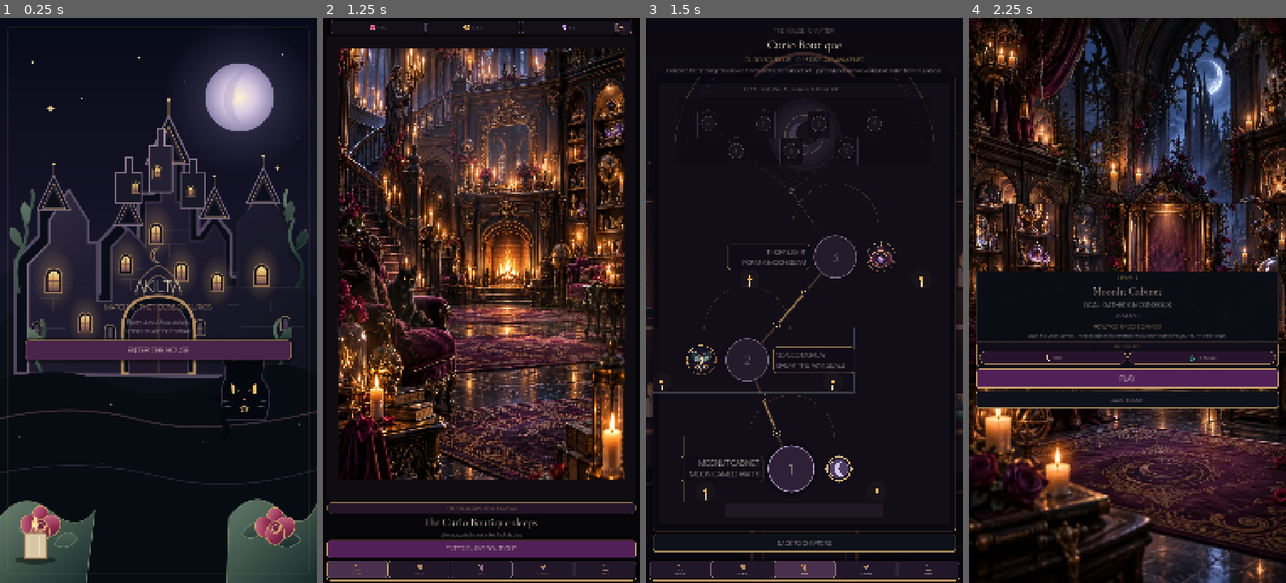
Above: before the commit, frames 1-4 (left to right).
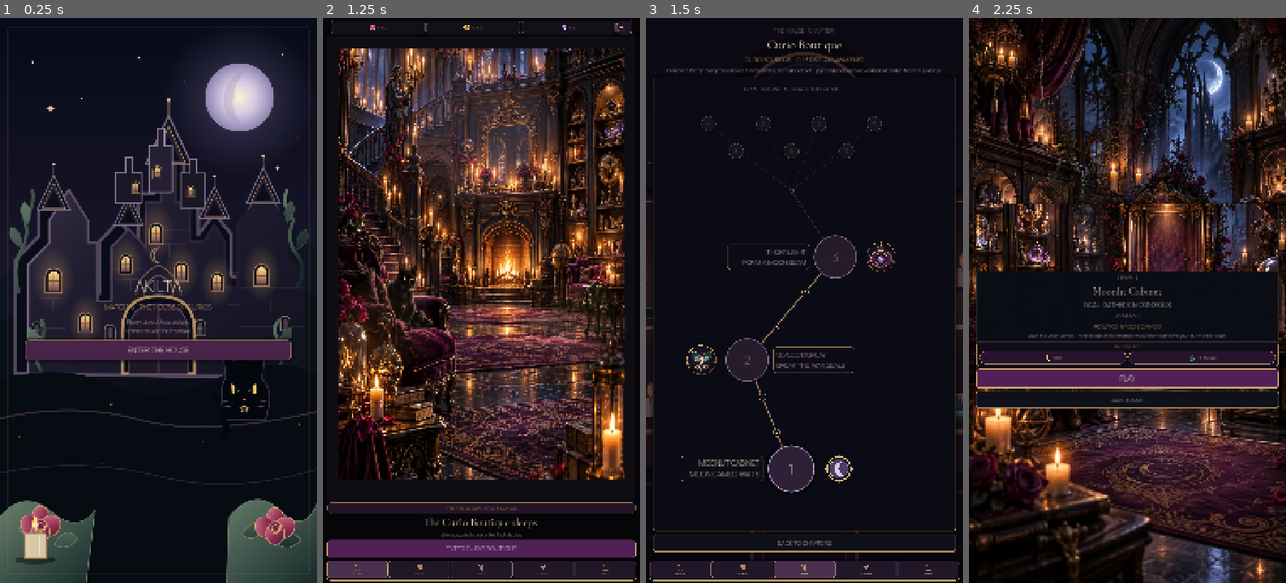
Above: after the commit, the same moments.

Repository: Jay-prodesign/akilta-match3
Game: Godot game, scene res://src/app/app_bootstrap.tscn
Same seed, same stepped clock (60 frames per second), same inputs: the game is played once before the commit and once after it.
Inputs:
- Up to frame 1 (0.25 s): no input
- Up to frame 2 (1.25 s): click "ENTER THE HOUSE" at 0.5 s
- Up to frame 3 (1.5 s): click "ENTER CURIO BOUTIQUE" at 1.25 s
- Up to frame 4 (2.25 s): click "1" at 2 s

Frames 1-2 are identical in both runs. In frame 3, 1.1% of the frame differs, in the area x 2-91%, y 10-91%; in frame 4, nothing differs.

Commit message:
Stop procedurally illustrating the S03 environment

Diff:
--- a/src/ui/map/chapter_route_view.gd
+++ b/src/ui/map/chapter_route_view.gd
@@ -216,79 +216,29 @@
 	button.add_theme_font_size_override("font_size", 46 if level_number == 1 else (40 if level_number <= 3 else 15))
 
 func _draw() -> void:
+	# S03 owns route STRUCTURE only. Environment imagery belongs to the
+	# chapter_route/environment slot and must be authored art, never a
+	# procedurally illustrated cabinet/moon/room in this Control.
 	var content := Rect2(Vector2.ZERO, size)
-	draw_rect(content, Color("#090711", 0.82), true)
-
-	# A tall reliquary arch lets the underlying House art remain perceptible.
-	var wall := Rect2(22.0, 24.0, maxf(0.0, size.x - 44.0), maxf(0.0, size.y - 48.0))
-	draw_rect(wall, Color("#151019", 0.72), true)
-	draw_rect(wall, Color(GOLD, 0.28), false, 2.0)
-	var arch_center := Vector2(size.x * 0.50, 260.0)
-	draw_arc(arch_center, size.x * 0.43, PI, TAU, 72, Color(GOLD, 0.22), 3.0)
-	draw_arc(arch_center, size.x * 0.39, PI, TAU, 72, Color(LILAC, 0.12), 2.0)
-	draw_line(Vector2(size.x * 0.07, 260.0), Vector2(size.x * 0.07, size.y - 60.0), Color(GOLD, 0.10), 2.0)
-	draw_line(Vector2(size.x * 0.93, 260.0), Vector2(size.x * 0.93, size.y - 60.0), Color(GOLD, 0.10), 2.0)
-
-	# Moon window / sealed upper cabinets.
-	var future_zone := Rect2(size.x * 0.08, 70.0, size.x * 0.84, 230.0)
-	draw_rect(future_zone, Color("#0D0A12", 0.70), true)
-	draw_rect(future_zone, Color(LILAC, 0.16), false, 1.2)
-	var moon_center := Vector2(size.x * 0.50, 194.0)
-	for i in range(4, 0, -1):
-		draw_circle(moon_center, 52.0 + float(i) * 18.0, Color(LILAC, 0.010 + 0.010 * float(i)))
-	draw_arc(moon_center, 66.0, 0.0, TAU, 52, Color(GOLD, 0.30), 2.0)
-	draw_circle(moon_center - Vector2(8, 0), 42.0, Color("#B7A5D0", 0.18))
-	draw_circle(moon_center + Vector2(11, -5), 39.0, Color("#0D0A12", 0.84))
-
-	# Future nodes are tiny sealed cabinet doors rather than equal-weight levels.
-	for level_number in range(4, visible_route_levels + 1):
-		var fc := get_level_center(level_number)
-		var cabinet := Rect2(fc - Vector2(38, 46), Vector2(76, 92))
-		draw_rect(cabinet, Color("#100C14", 0.90), true)
-		draw_rect(cabinet, Color(LILAC, 0.18), false, 1.1)
-		draw_arc(Vector2(fc.x, cabinet.position.y + 22), 23.0, PI, TAU, 22, Color(GOLD, 0.14), 1.2)
-
-	# The authored opening path gets nearly all visual weight.
+	draw_rect(content, Color("#090711", 0.34), true)
+
+	# Opening route: live component geometry over authored environment art.
 	for level_number in range(1, 3):
 		var a := get_level_center(level_number)
 		var b := get_level_center(level_number + 1)
-		draw_line(a, b, Color("#4B362A", 0.88), 10.0, true)
-		draw_line(a, b, Color(GOLD, 0.68), 4.0, true)
+		draw_line(a, b, Color("#160F1B", 0.88), 12.0, true)
+		draw_line(a, b, Color(GOLD, 0.74), 4.0, true)
 		for step in [0.33, 0.66]:
 			var p := a.lerp(b, float(step))
-			draw_circle(p, 13.0, Color("#130D18"))
-			draw_arc(p, 13.0, 0.0, TAU, 24, Color(GOLD, 0.72), 2.0)
+			draw_circle(p, 12.0, Color("#130D18", 0.94))
+			draw_arc(p, 12.0, 0.0, TAU, 24, Color(GOLD, 0.72), 2.0)
 			draw_circle(p, 3.0, Color("#F1D8A2"))
 
+	# Future levels remain visibly connected but subordinate to the opening
+	# three-level journey. Their lock/state styling is owned by live buttons.
 	var future_hub := Vector2(route_width * 0.50, 385.0)
-	draw_line(get_level_center(3), future_hub, Color(GOLD, 0.26), 2.0, true)
-	draw_circle(future_hub, 9.0, PLUM)
-	draw_arc(future_hub, 9.0, 0.0, TAU, 18, Color(GOLD, 0.42), 1.5)
+	draw_line(get_level_center(3), future_hub, Color(GOLD, 0.24), 2.0, true)
+	draw_circle(future_hub, 8.0, Color("#130D18", 0.90))
+	draw_arc(future_hub, 8.0, 0.0, TAU, 18, Color(GOLD, 0.38), 1.5)
 	for level_number in range(4, visible_route_levels + 1):
-		draw_line(future_hub, get_level_center(level_number), Color(LILAC, 0.095), 1.2, true)
-
-	# Three large display alcoves: each ritual is a physical place in the Boutique.
-	for level_number in range(1, 4):
-		var center := get_level_center(level_number)
-		var accent := Color(GOLD, 0.26)
-		if level_number == 2:
-			accent = Color(CYAN, 0.26)
-		elif level_number == 3:
-			accent = Color(ROSE, 0.28)
-		var alcove := Rect2(center.x - 365.0, center.y - 112.0, 730.0, 224.0)
-		draw_rect(alcove, Color("#130D18", 0.64), true)
-		draw_rect(alcove, accent, false, 1.6)
-		var top_center := Vector2(alcove.get_center().x, alcove.position.y + 8)
-		draw_arc(top_center, alcove.size.x * 0.20, PI, TAU, 40, Color(GOLD, 0.20), 2.0)
-		# candle pools and a few dust sparks make the path feel inhabited.
-		for side in [-1.0, 1.0]:
-			var flame := Vector2(alcove.get_center().x + side * alcove.size.x * 0.40, alcove.end.y - 36.0)
-			draw_circle(flame, 34.0, Color(GOLD, 0.035))
-			draw_line(flame + Vector2(0, 8), flame + Vector2(0, 28), Color("#E7D4B4"), 5.0)
-			draw_colored_polygon(PackedVector2Array([flame + Vector2(0,-14), flame + Vector2(7,1), flame + Vector2(0,8), flame + Vector2(-7,1)]), Color("#F1B760"))
-
-	var first_center := get_level_center(1)
-	var threshold := Rect2(size.x * 0.24, first_center.y + 118.0, size.x * 0.52, 48.0)
-	draw_rect(threshold, Color("#211725", 0.92), true)
-	draw_line(threshold.position, threshold.position + Vector2(threshold.size.x, 0), Color(GOLD, 0.46), 2.0)
-	draw_line(Vector2(threshold.position.x + 30, threshold.end.y), Vector2(threshold.end.x - 30, threshold.end.y), Color(GOLD, 0.12), 1.0)
+		draw_line(future_hub, get_level_center(level_number), Color(LILAC, 0.11), 1.2, true)
